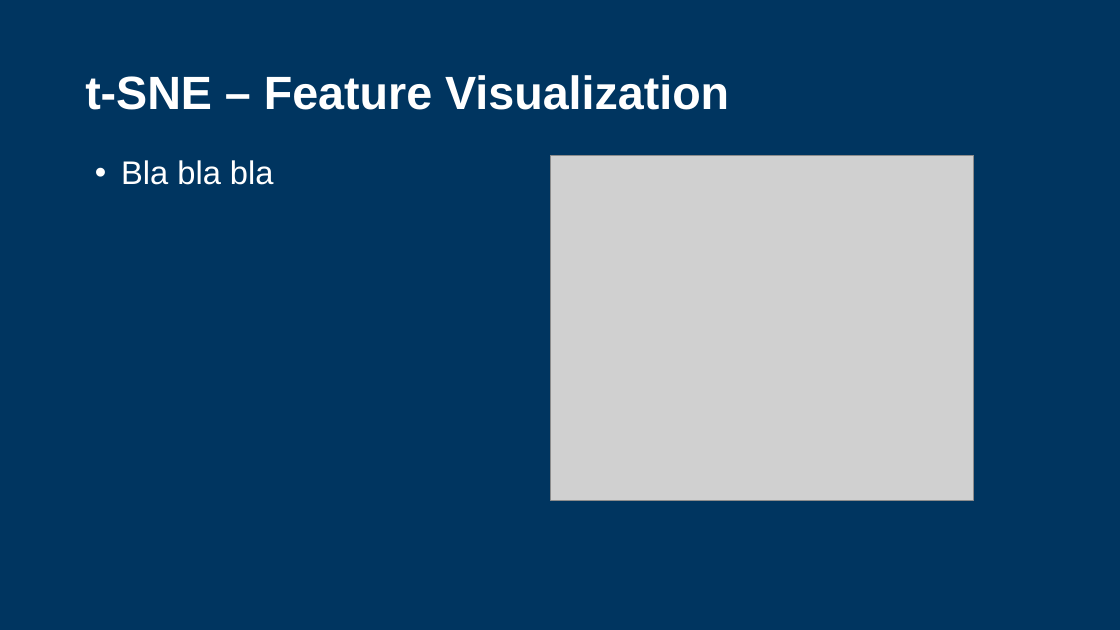
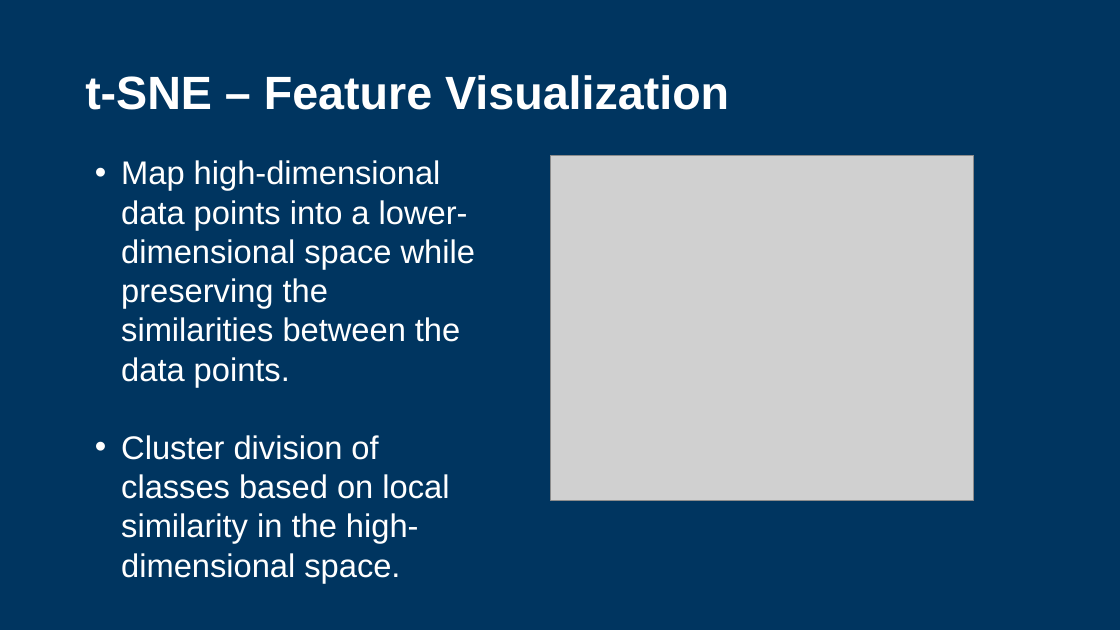
Before and after one commit to fernand0labra/ltu-M7016H, a slide deck: slide 36 of docs/presentation.pptx. Drawn at 1120x630 pixels with LibreOffice and Linux fonts; fonts in the diff are those of the drawing; grey boxes stand for pictures; background and template pictures are left out. Boxes give left, top, right and bottom in pixels: in the first picture for what was removed or moved away, otherwise in the second. Text is boxed around its words. In the diff, an @@ line names an element or a change of style, - is before the commit and + after.

```diff
--- a/docs/presentation.pptx
+++ b/docs/presentation.pptx
@@ text removed at [121,160,274,185] @@
-• Bla bla bla
@@ text added at [121,160,475,583], 28 pt, text #FFFFFF @@
+• Map high-dimensional data points into a lower-dimensional space while preserving the similarities between the data points.
+• Cluster division of classes based on local similarity in the high-dimensional space.
```
Also in this commit, not shown: 16 other slides changed, 1 slide removed.
